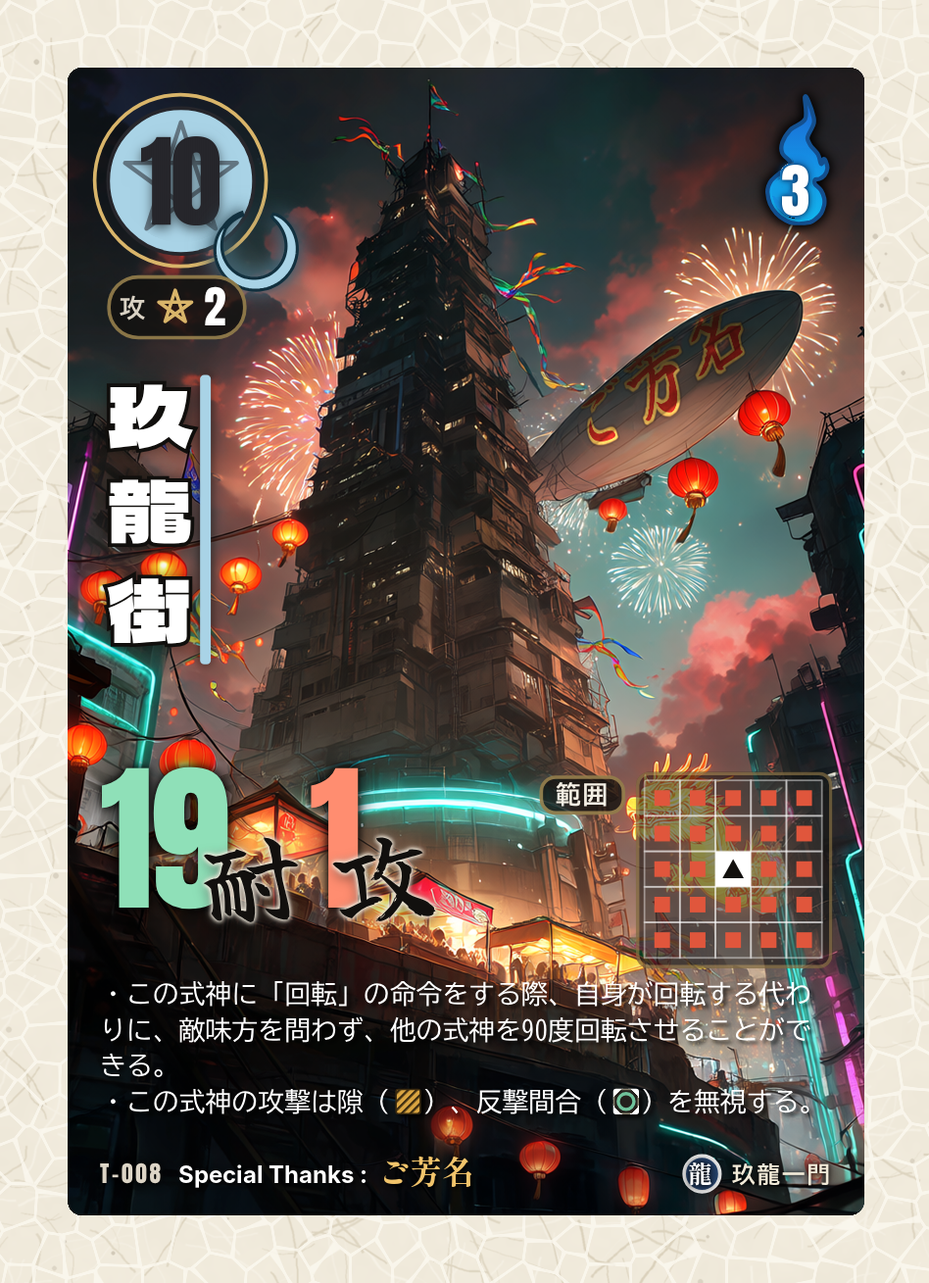
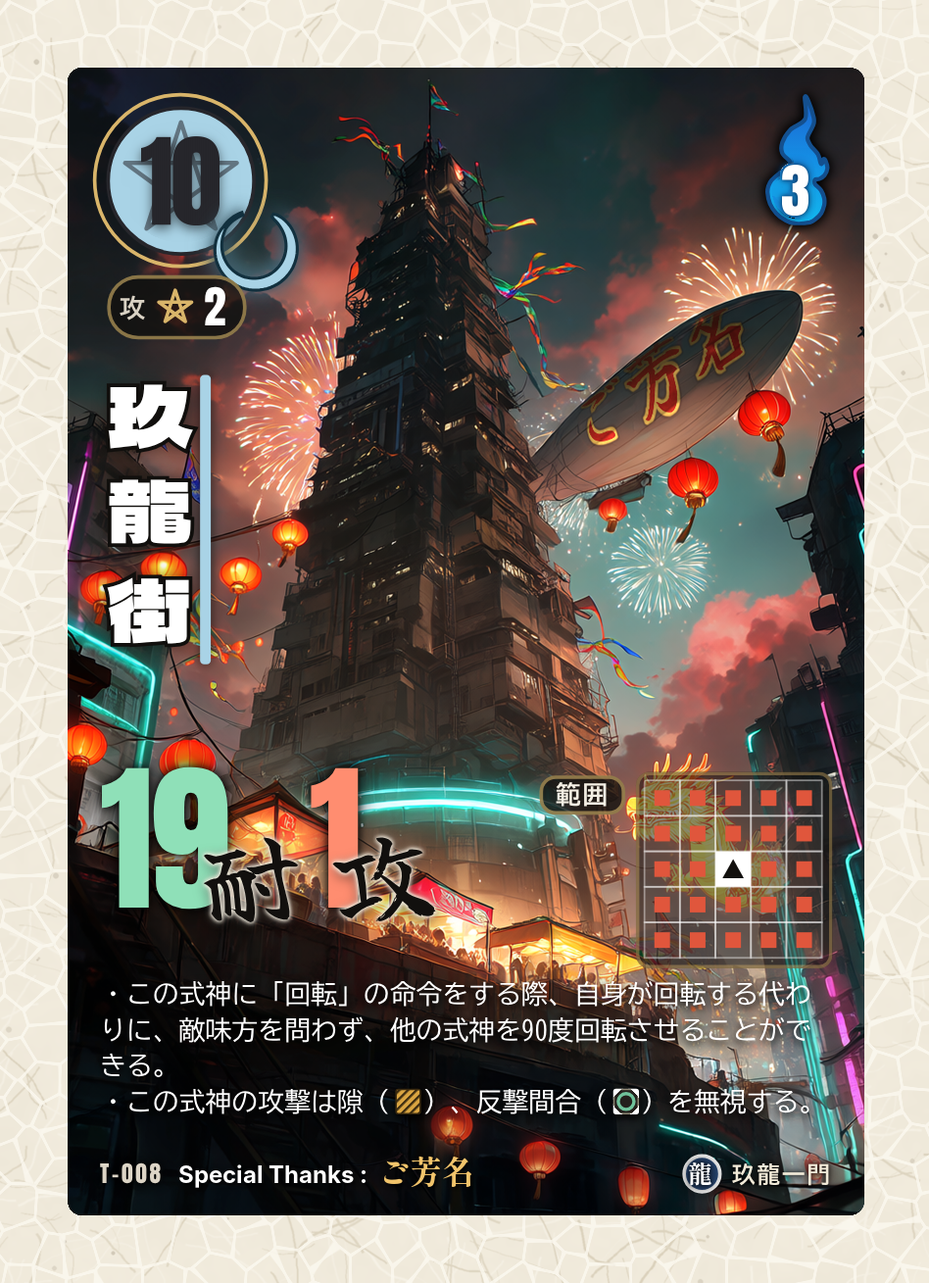
Layers edited between the first and the second 929px x 1283px image:
removed layer "11_効果文_白文字と影" over (x1=100, y1=978, x2=819, y2=1123)
added layer "11c_効果文_白文字(影なし)" above "11b_効果文の影_内側(0 1px 2px 黒90%)" over (x1=101, y1=979, x2=811, y2=1116)
added layer "11b_効果文の影_内側(0 1px 2px 黒90%)" (90%) above "11a_効果文の影_外側(0 0 4px 黒60%)" over (x1=99, y1=975, x2=819, y2=1124)
added layer "11a_効果文の影_外側(0 0 4px 黒60%)" (60%) above "10_間合" over (x1=99, y1=968, x2=819, y2=1124)
